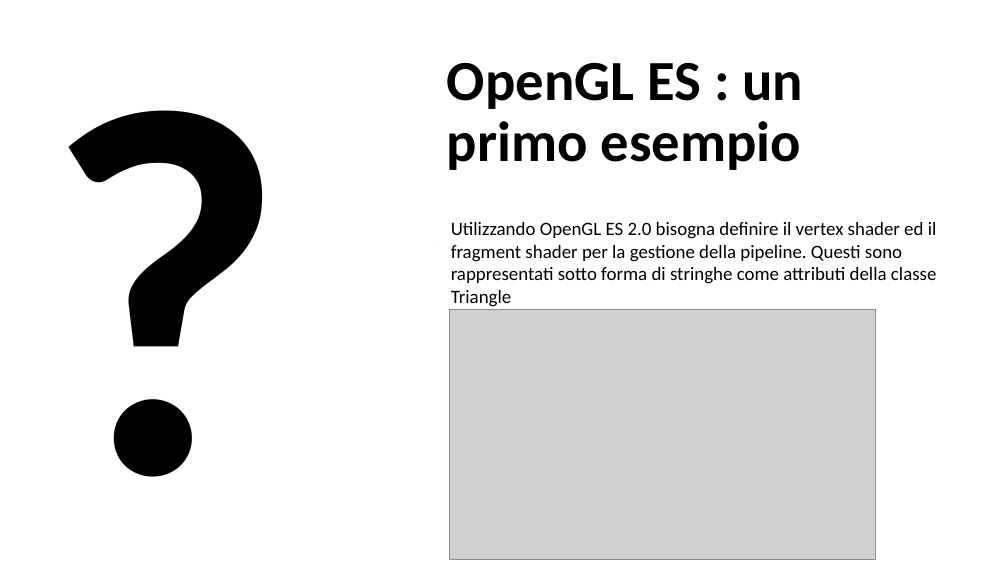
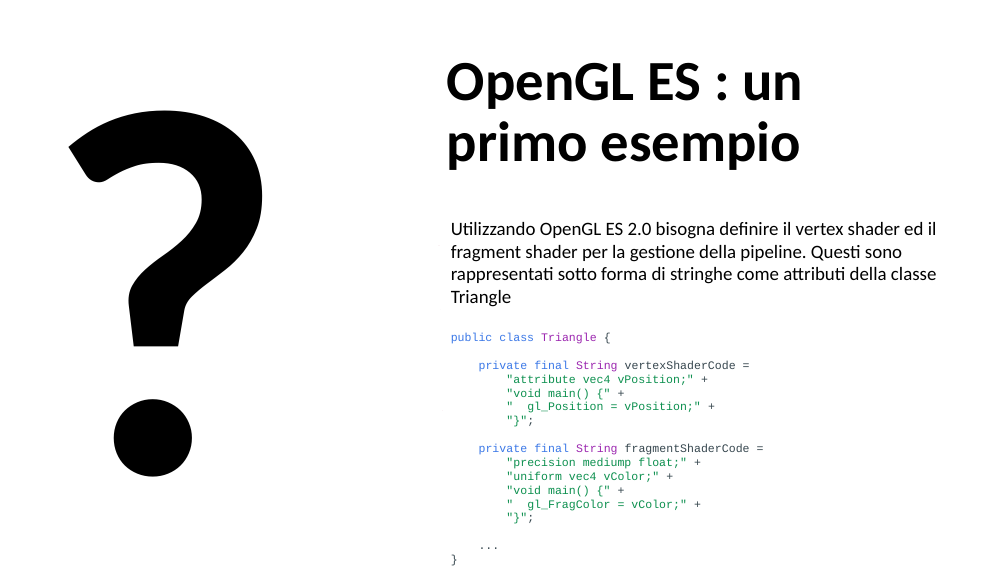
Before and after one commit to AntonioDOrazio/MobileProgramming_OpenGL, a slide deck: slide 28 of Materiale/BozzaOpenGL.pptx. Drawn at 1008x567 pixels with LibreOffice and Linux fonts; fonts in the diff are those of the drawing; grey boxes stand for pictures. Boxes give left, top, right and bottom in pixels: in the first picture for what was removed or moved away, otherwise in the second. Text is boxed around its words. In the diff, an @@ line names an element or a change of style, - is before the commit and + after.

```diff
--- a/Materiale/BozzaOpenGL.pptx
+++ b/Materiale/BozzaOpenGL.pptx
@@ picture removed at bbox=[450, 309, 874, 559] @@
@@ text in free at bbox=[451, 333, 750, 511]: paragraph added @@
+public class Triangle {
+private final String vertexShaderCode =
+"attribute vec4 vPosition;" +
+"void main() {" +
+" gl_Position = vPosition;" +
+"}";
+private final String fragmentShaderCode =
+"precision mediump float;" +
+"uniform vec4 vColor;" +
+"void main() {" +
+" gl_FragColor = vColor;" +
+"}";
+...
+}
```
Also in this commit, not shown: 13 other slides changed, 1 slide added, 2 slides removed, 1 other file.
